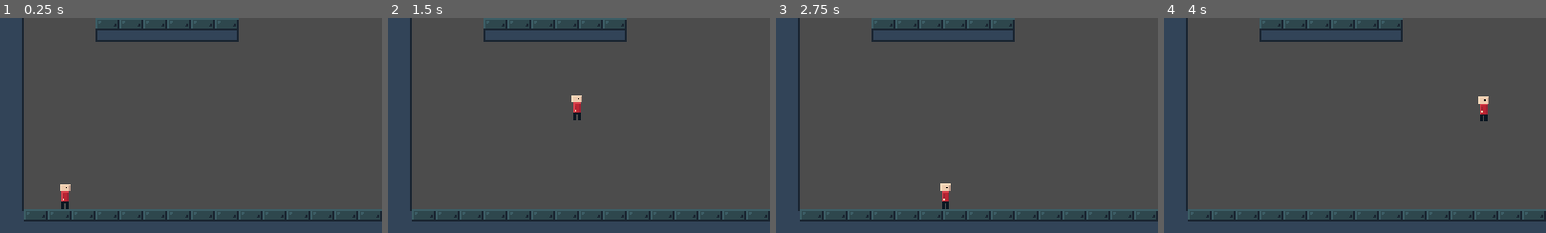
Above: before the commit, frames 1-4 (left to right).
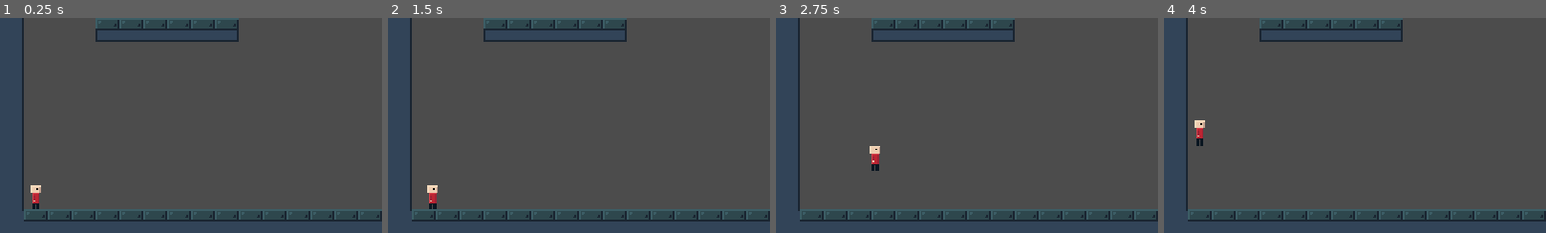
Above: after the commit, the same moments.

Repository: Lunatic-Games/kill-me-now
Game: Godot game, scene res://levels/level_test.tscn
Same seed, same stepped clock (60 frames per second), same inputs: the game is played once before the commit and once after it.
Inputs:
- Up to frame 1 (0.25 s): no input
- Up to frame 2 (1.5 s): tap Enter at 0.5 s; hold D (ui_right) from 0.53 s (still down); tap E (action_soul_mode, bound only after the commit) at 0.6 s; tap Space (jump_action, bound only before the commit) at 0.77, 0.8, 1.07, 1.25, 1.35 s
- Up to frame 3 (2.75 s): tap Space (jump_action, bound only before the commit) at 1.52, 1.82, 2.3 s; tap E (action_soul_mode, bound only after the commit) at 1.55, 2.1 s; release D (ui_right) at 2.03 s; hold A (ui_left) from 2.03 s (still down)
- Up to frame 4 (4 s): release A (ui_left) at 2.78 s; hold D (ui_right) from 2.78 s (still down); tap E (action_soul_mode, bound only after the commit) at 2.85 s; tap Space (jump_action, bound only before the commit) at 3.02, 3.32, 3.6, 3.77 s; tap Enter at 3.5 s
The pictures show only the part of the screen within x 0-50%, y 50-100%; the shares and areas given below are measured in that part.

The runs differ from the first frame. In frame 1, 0.5% of the frame differs, in the area x 8-19%, y 77-89%; in frame 2, 0.5%; in frame 3, 0.5%, in the area x 24-46%, y 59-89%; in frame 4, 0.5%.

Commit message:
added basic soul mode, kinda fixed gravity bug

Diff:
--- a/levels/level_test.tscn
+++ b/levels/level_test.tscn
@@ -5,8 +5,8 @@
 
 [node name="LevelTest" type="Node2D"]
 
-[node name="Player" parent="." instance=ExtResource( 2 )]
-position = Vector2( 88.0973, 504.091 )
+[node name="Node2D" parent="." instance=ExtResource( 2 )]
+position = Vector2( 49.1369, 526.647 )
 
 [node name="TileMap" type="TileMap" parent="."]
 tile_set = ExtResource( 1 )
--- a/player/player.gd
+++ b/player/player.gd
@@ -1,32 +1,48 @@
 extends KinematicBody2D
 
+var soul_mode = false
+
 var motion = Vector2()
+const SPEED = 175
+
 var remaining_jumps = 0
-const SPEED = 175
 const JUMP_SPEED = 250
 const NUM_JUMPS = 1
+
 const GRAVITY_RATE = 8
 const GRAVITY_CAP = 800
 const UP_DIRECTION = Vector2(0,-1)
 
 func _physics_process(delta):
-	if motion.y < GRAVITY_CAP:
-		motion.y += GRAVITY_RATE
-		if motion.y > GRAVITY_CAP:
-			motion.y = GRAVITY_CAP
-	if Input.is_action_just_pressed("ui_right"):
-		motion.x  += SPEED # TODO Accelerate to speed
-	if Input.is_action_just_pressed("ui_left"):
-		motion.x -= SPEED # TODO Accelerate to speed
-	if Input.is_action_just_released("ui_right"):
-		motion.x -= SPEED # TODO Accelerate to speed
-	if Input.is_action_just_released("ui_left"):
-		motion.x += SPEED # TODO Accelerate to speed
-	if Input.is_action_just_pressed("jump_action") && !is_on_ceiling() && remaining_jumps > 0:
-		motion.y = -JUMP_SPEED
-		remaining_jumps -= 1
-	if is_on_ceiling():
-		motion.y = 1
-	if is_on_floor():
-		remaining_jumps = NUM_JUMPS
-	move_and_slide(motion, UP_DIRECTION)
+	if Input.is_action_just_pressed("action_soul_mode"):
+		toggle_soul_mode()
+	if !soul_mode:
+		if !is_on_floor():
+			if motion.y < GRAVITY_CAP:
+				motion.y += GRAVITY_RATE
+				if motion.y > GRAVITY_CAP:
+					motion.y = GRAVITY_CAP
+		if Input.is_action_just_pressed("ui_right"):
+			motion.x  += SPEED # TODO Accelerate to speed
+		if Input.is_action_just_pressed("ui_left"):
+			motion.x -= SPEED # TODO Accelerate to speed
+		if Input.is_action_just_released("ui_right"):
+			motion.x -= SPEED # TODO Accelerate to speed
+		if Input.is_action_just_released("ui_left"):
+			motion.x += SPEED # TODO Accelerate to speed
+		if Input.is_action_just_pressed("action_jump") && !is_on_ceiling() && remaining_jumps > 0:
+			motion.y = -JUMP_SPEED
+			remaining_jumps -= 1
+		if is_on_ceiling():
+			motion.y = 1
+		if is_on_floor():
+			remaining_jumps = NUM_JUMPS
+
+		move_and_slide(motion, UP_DIRECTION)
+
+func toggle_soul_mode():
+	soul_mode = !soul_mode
+	if soul_mode:
+		print("Entered soul mode")
+	if !soul_mode:
+		print("Left soul mode")
--- a/player/player.tscn
+++ b/player/player.tscn
@@ -4,7 +4,7 @@
 [ext_resource path="res://player/player.gd" type="Script" id=2]
 
 [sub_resource type="RectangleShape2D" id=1]
-extents = Vector2( 7, 17.9179 )
+extents = Vector2( 16, 16 )
 
 [node name="Player" type="KinematicBody2D"]
 script = ExtResource( 2 )
--- a/project.godot
+++ b/project.godot
@@ -51,9 +51,14 @@
 , Object(InputEventJoypadButton,"resource_local_to_scene":false,"resource_name":"","device":0,"button_index":13,"pressure":0.0,"pressed":false,"script":null)
  ]
 }
-jump_action={
+action_jump={
 "deadzone": 0.5,
 "events": [ Object(InputEventKey,"resource_local_to_scene":false,"resource_name":"","device":0,"alt":false,"shift":false,"control":false,"meta":false,"command":false,"pressed":false,"scancode":32,"unicode":0,"echo":false,"script":null)
+ ]
+}
+action_soul_mode={
+"deadzone": 0.5,
+"events": [ Object(InputEventKey,"resource_local_to_scene":false,"resource_name":"","device":0,"alt":false,"shift":false,"control":false,"meta":false,"command":false,"pressed":false,"scancode":69,"unicode":0,"echo":false,"script":null)
  ]
 }
 
